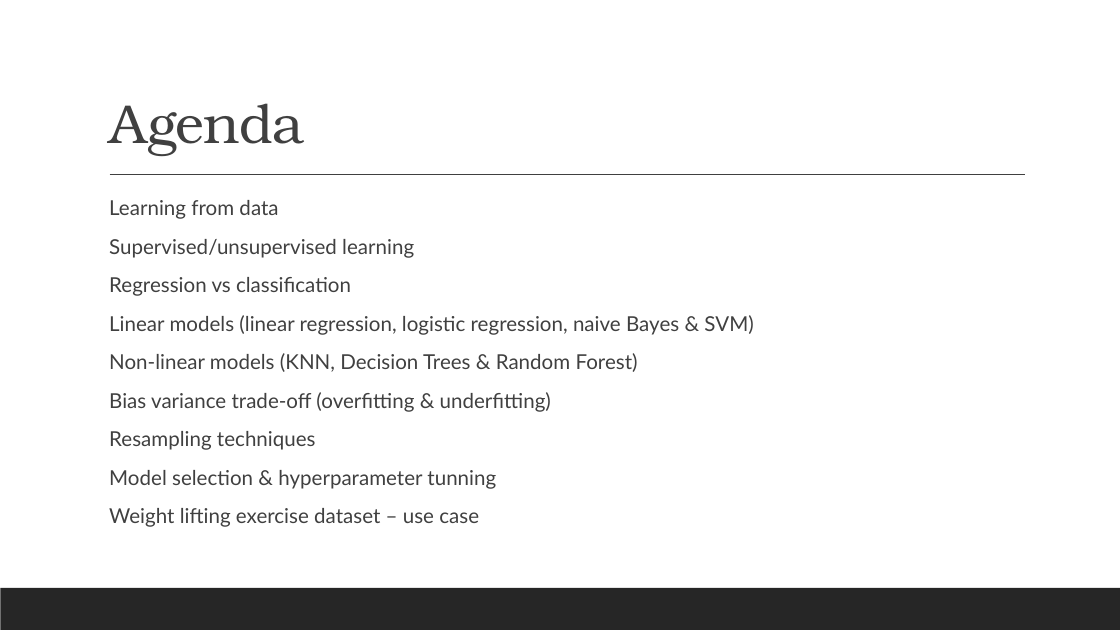
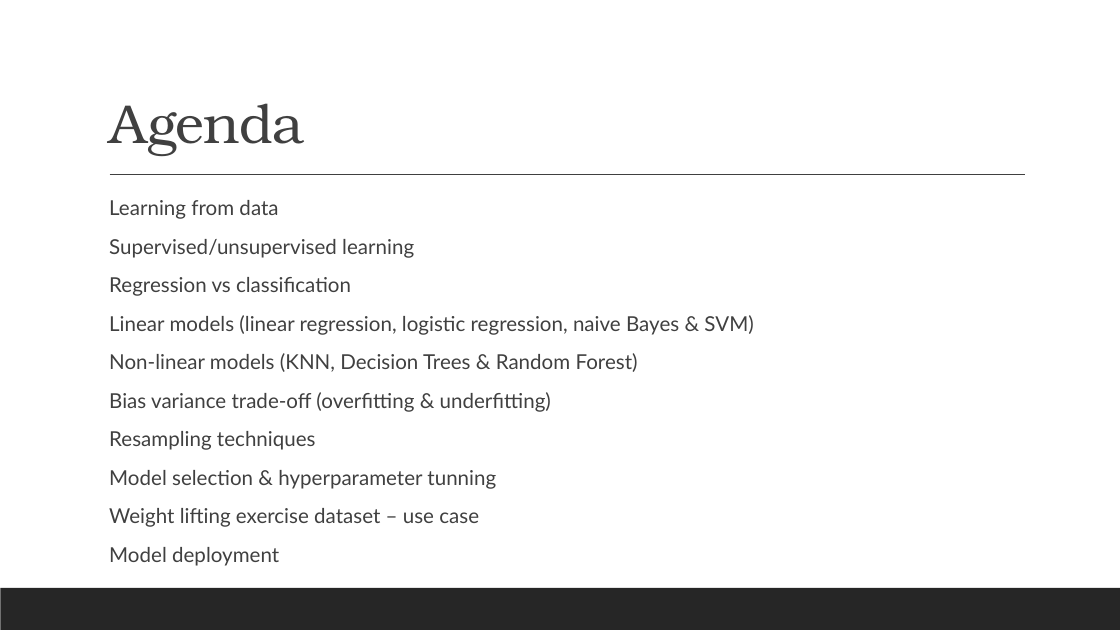
Before and after one commit to ashvani/learning-isl, a slide deck: slide 2 of 01-intro_to_statistical_learning_theory.pptx. Drawn at 1120x630 pixels with LibreOffice and Linux fonts; fonts in the diff are those of the drawing. Boxes give left, top, right and bottom in pixels: in the first picture for what was removed or moved away, otherwise in the second. Text is boxed around its words. In the diff, an @@ line names an element or a change of style, - is before the commit and + after.

```diff
--- a/01-intro_to_statistical_learning_theory.pptx
+++ b/01-intro_to_statistical_learning_theory.pptx
@@ text at (109,547,279,566): paragraph added @@
+  Model deployment
```
Also in this commit, not shown: 1 other slide changed, 8 other files.
